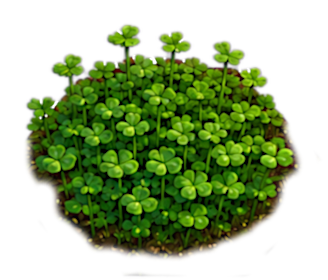
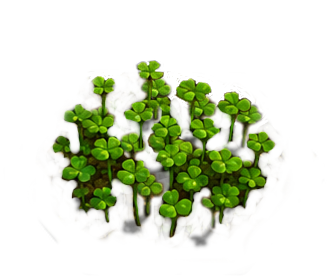
Revision of a layered 328px x 280px image; what changed, layer by layer:
hid "clover-5" over (24, 23, 323, 278)
showed "clover-3", painted on it over (24, 58, 324, 276)
showed "clover-2", painted on it over (27, 71, 295, 262)
renamed "clover-1" to "Layer #1", showed it, painted on it over (24, 88, 256, 276)